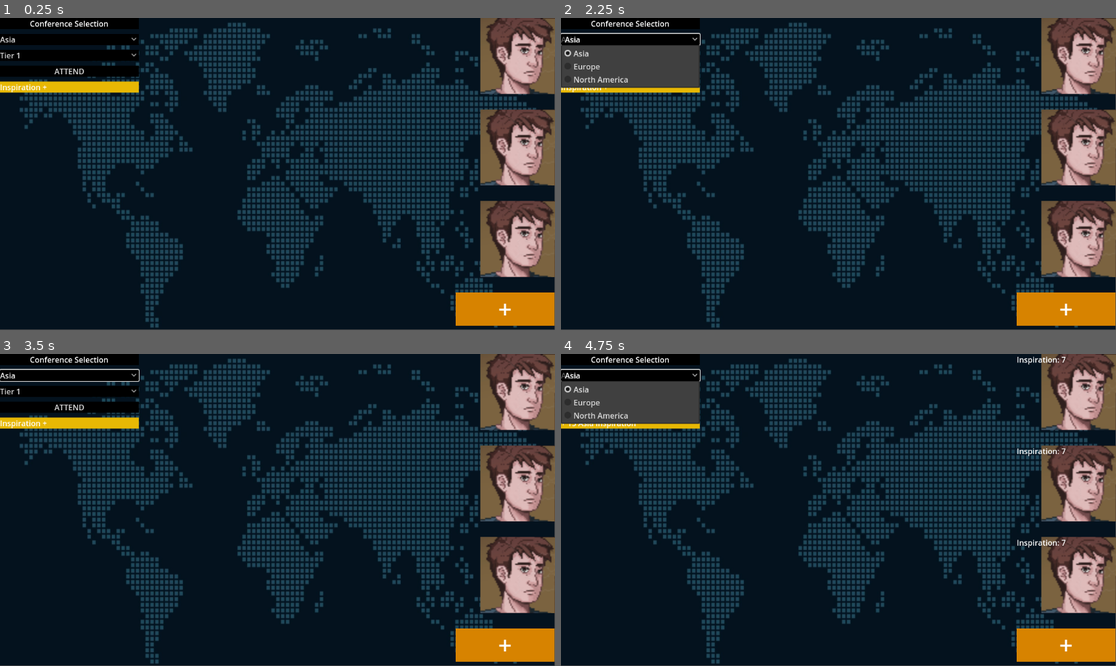
Above: before the commit, frames 1-4 (two rows, left to right).
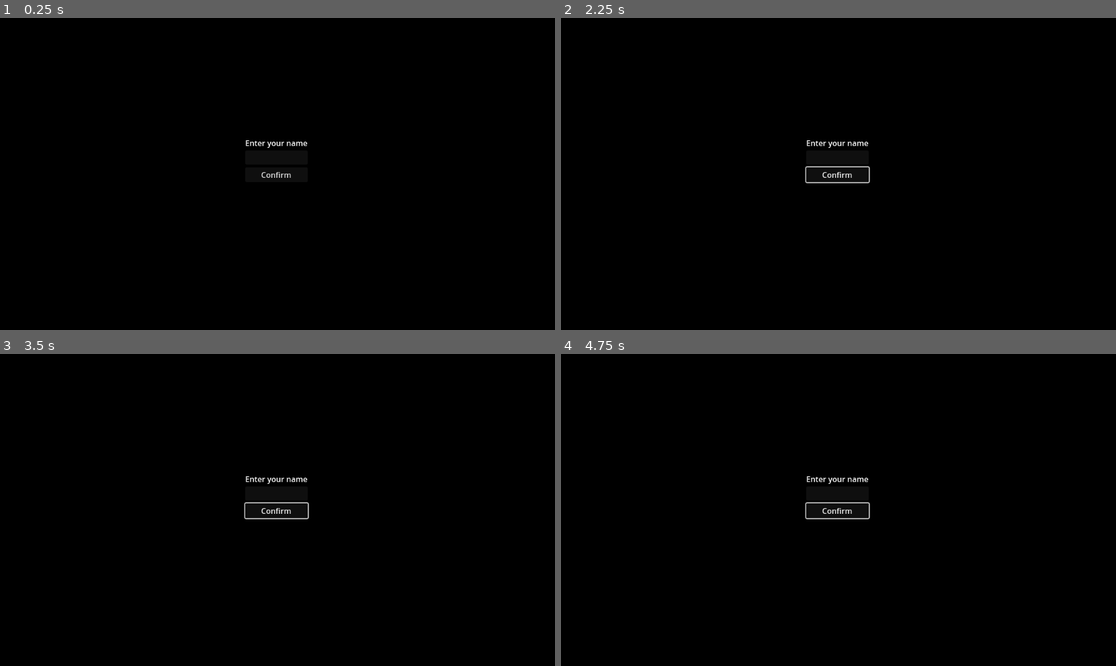
Above: after the commit, the same moments.

Repository: And1Jay/JourneyToTenure
Game: Godot game, scene res://Scenes/StartScreen.tscn
Two runs of this game, one before a commit and one after it. Both use one fixed random seed, a clock stepped at 60 frames per second and the inputs below. Before the commit the project starts from res://Scenes/main.tscn. The engine's default icon, where the game draws it, is replaced by a stand-in: a white triangle on a blue panel in a dark square.
Inputs (mouse positions are in pixels of both pictures, inside the frame that each line leads up to):
- Up to frame 1 (0.25 s): no input
- Up to frame 2 (2.25 s): click "+" (after the commit: "Confirm") at 0.5 s; click (838, 174) at 1.25 s, where only the run after the commit has a clickable "Confirm"; click (627, 39) at 2 s, where only the run before the commit has a clickable "Asia"
- Up to frame 3 (3.5 s): click (66, 391) at 2.75 s, where only the run before the commit has a clickable "Tier 1"
- Up to frame 4 (4.75 s): click (627, 407) at 3.5 s, where only the run before the commit has a clickable "ATTEND"; click (627, 375) at 4.25 s, where only the run before the commit has a clickable "Asia"

The runs differ from the first frame. In frame 1, 96% of the frame differs, in the area x 0-100%, y 0-100%; in frame 2, 98%; in frame 3, 96%; in frame 4, 98%.

Commit message:
Final build with lab + conference scenes

Diff:
--- /dev/null
+++ b/Scenes/Conference.tscn
@@ -0,0 +1,25 @@
+[gd_scene load_steps=6 format=3 uid="uid://ccdp53e88iao2"]
+
+[ext_resource type="Script" path="res://Scripts/Conference.gd" id="1_0hyk6"]
+[ext_resource type="PackedScene" uid="uid://cjkyju0yyq5d1" path="res://Scenes/Background.tscn" id="2_e7004"]
+[ext_resource type="PackedScene" uid="uid://dqn2ywff5logx" path="res://Scenes/ConferencePanel.tscn" id="3_ko7bf"]
+[ext_resource type="PackedScene" uid="uid://rc21i468bsxs" path="res://Scenes/Staff.tscn" id="4_03odu"]
+[ext_resource type="PackedScene" uid="uid://cj655gup2ec3r" path="res://Scenes/Professor.tscn" id="5_pkcgx"]
+
+[node name="Conference" type="Node2D"]
+script = ExtResource("1_0hyk6")
+
+[node name="Background" parent="." instance=ExtResource("2_e7004")]
+
+[node name="UI" type="Control" parent="."]
+layout_mode = 3
+anchors_preset = 0
+offset_right = 40.0
+offset_bottom = 40.0
+
+[node name="ConferencePanel" parent="UI" instance=ExtResource("3_ko7bf")]
+layout_mode = 0
+
+[node name="CharacterBody2D" parent="." instance=ExtResource("5_pkcgx")]
+
+[node name="Staff" parent="." instance=ExtResource("4_03odu")]
--- /dev/null
+++ b/Scenes/DeskSlot.tscn
@@ -0,0 +1,19 @@
+[gd_scene load_steps=2 format=3 uid="uid://rr106co5ta0o"]
+
+[ext_resource type="Texture2D" uid="uid://b1tkeitx42xwb" path="res://Assets/desk.png" id="1_538si"]
+
+[node name="DeskSlot" type="VBoxContainer"]
+custom_minimum_size = Vector2(200, 120)
+offset_right = 200.0
+offset_bottom = 147.0
+
+[node name="TextureRect" type="TextureRect" parent="."]
+custom_minimum_size = Vector2(200, 120)
+layout_mode = 2
+size_flags_horizontal = 4
+size_flags_vertical = 6
+texture = ExtResource("1_538si")
+expand_mode = 1
+
+[node name="Label" type="Label" parent="."]
+layout_mode = 2
--- a/Scenes/Lab.tscn
+++ b/Scenes/Lab.tscn
@@ -1,38 +1,47 @@
-[gd_scene load_steps=4 format=3 uid="uid://rc21i468bsxs"]
+[gd_scene load_steps=4 format=3 uid="uid://dwg53pm00c6lm"]
 
-[ext_resource type="PackedScene" uid="uid://ct15v4juk1a4h" path="res://Scenes/Student.tscn" id="1_2ajyv"]
-[ext_resource type="Script" path="res://Scripts/Lab.gd" id="1_c4oi5"]
-
-[sub_resource type="StyleBoxFlat" id="StyleBoxFlat_7fomx"]
-bg_color = Color(0.843635, 0.511808, 5.77569e-07, 1)
+[ext_resource type="Script" path="res://Scripts/Lab.gd" id="1_x2y1w"]
+[ext_resource type="PackedScene" uid="uid://rr106co5ta0o" path="res://Scenes/DeskSlot.tscn" id="2_10t47"]
+[ext_resource type="PackedScene" uid="uid://rc21i468bsxs" path="res://Scenes/Staff.tscn" id="3_iwj13"]
 
 [node name="Lab" type="Node2D"]
-script = ExtResource("1_c4oi5")
+script = ExtResource("1_x2y1w")
 
-[node name="Students" type="VBoxContainer" parent="."]
-anchors_preset = 1
-anchor_left = 1.0
-anchor_right = 1.0
-offset_left = 946.0
+[node name="Background" type="ColorRect" parent="."]
 offset_right = 1151.0
-offset_bottom = 639.0
-grow_horizontal = 0
-theme_override_constants/separation = 35
+offset_bottom = 647.0
+color = Color(0.0041855, 2.25793e-05, 0.173876, 1)
 
-[node name="Studen1t" parent="Students" instance=ExtResource("1_2ajyv")]
+[node name="DeskContainer" type="GridContainer" parent="."]
+offset_top = 80.0
+offset_right = 200.0
+offset_bottom = 432.0
+
+[node name="DeskSlot" parent="DeskContainer" instance=ExtResource("2_10t47")]
 layout_mode = 2
 
-[node name="Studen2t2" parent="Students" instance=ExtResource("1_2ajyv")]
+[node name="PlaceholderLabel" type="Label" parent="DeskContainer/DeskSlot"]
 layout_mode = 2
 
-[node name="Studen3t3" parent="Students" instance=ExtResource("1_2ajyv")]
+[node name="DeskSlot2" parent="DeskContainer" instance=ExtResource("2_10t47")]
 layout_mode = 2
 
-[node name="Button" type="Button" parent="Students"]
+[node name="PlaceholderLabel" type="Label" parent="DeskContainer/DeskSlot2"]
 layout_mode = 2
-size_flags_horizontal = 5
-size_flags_vertical = 3
-theme_override_colors/font_color = Color(1, 1, 1, 1)
-theme_override_font_sizes/font_size = 50
-theme_override_styles/normal = SubResource("StyleBoxFlat_7fomx")
-text = "+"
+text = "
+"
+
+[node name="CanvasLayer" type="CanvasLayer" parent="."]
+
+[node name="MoneyLabel" type="Label" parent="CanvasLayer"]
+offset_left = 393.0
+offset_right = 433.0
+offset_bottom = 23.0
+
+[node name="TimeLabel" type="Label" parent="CanvasLayer"]
+offset_left = 563.0
+offset_top = 1.0
+offset_right = 603.0
+offset_bottom = 24.0
+
+[node name="Staff" parent="." instance=ExtResource("3_iwj13")]
--- /dev/null
+++ b/Scenes/Staff.tscn
@@ -0,0 +1,38 @@
+[gd_scene load_steps=4 format=3 uid="uid://rc21i468bsxs"]
+
+[ext_resource type="PackedScene" uid="uid://ct15v4juk1a4h" path="res://Scenes/Student.tscn" id="1_2ajyv"]
+[ext_resource type="Script" path="res://Scripts/Staff.gd" id="1_c4oi5"]
+
+[sub_resource type="StyleBoxFlat" id="StyleBoxFlat_7fomx"]
+bg_color = Color(0.843635, 0.511808, 5.77569e-07, 1)
+
+[node name="Staff" type="Node2D"]
+script = ExtResource("1_c4oi5")
+
+[node name="Students" type="VBoxContainer" parent="."]
+anchors_preset = 1
+anchor_left = 1.0
+anchor_right = 1.0
+offset_left = 1028.0
+offset_right = 1151.0
+offset_bottom = 450.0
+grow_horizontal = 0
+theme_override_constants/separation = 35
+
+[node name="Studen1t" parent="Students" instance=ExtResource("1_2ajyv")]
+layout_mode = 2
+
+[node name="Studen2t2" parent="Students" instance=ExtResource("1_2ajyv")]
+layout_mode = 2
+
+[node name="Studen3t3" parent="Students" instance=ExtResource("1_2ajyv")]
+layout_mode = 2
+
+[node name="Button" type="Button" parent="Students"]
+layout_mode = 2
+size_flags_horizontal = 5
+size_flags_vertical = 3
+theme_override_colors/font_color = Color(1, 1, 1, 1)
+theme_override_font_sizes/font_size = 50
+theme_override_styles/normal = SubResource("StyleBoxFlat_7fomx")
+text = "+"
--- /dev/null
+++ b/Scenes/StartScreen.tscn
@@ -0,0 +1,56 @@
+[gd_scene load_steps=3 format=3 uid="uid://bmld3heqtdae5"]
+
+[ext_resource type="Script" path="res://Scripts/StartScreen.gd" id="1_uo8fp"]
+[ext_resource type="Texture2D" uid="uid://630ham8ue5mq" path="res://icon.svg" id="2_2502h"]
+
+[node name="StartScreen" type="Control"]
+layout_mode = 3
+anchors_preset = 0
+script = ExtResource("1_uo8fp")
+
+[node name="ColorRect" type="ColorRect" parent="."]
+layout_mode = 0
+offset_right = 1155.0
+offset_bottom = 652.0
+color = Color(0, 0, 0, 1)
+
+[node name="VBoxContainer" type="VBoxContainer" parent="."]
+layout_mode = 0
+offset_left = 509.0
+offset_top = 248.0
+offset_right = 639.0
+offset_bottom = 341.0
+
+[node name="PanelContainer" type="Label" parent="VBoxContainer"]
+layout_mode = 2
+text = "Enter your name"
+
+[node name="LineEdit" type="LineEdit" parent="VBoxContainer"]
+layout_mode = 2
+
+[node name="Button" type="Button" parent="VBoxContainer"]
+layout_mode = 2
+text = "Confirm"
+
+[node name="Envelope" type="TextureButton" parent="."]
+layout_mode = 0
+offset_left = 513.0
+offset_top = 236.0
+offset_right = 641.0
+offset_bottom = 364.0
+texture_normal = ExtResource("2_2502h")
+
+[node name="LetterPanel" type="Panel" parent="."]
+layout_mode = 0
+offset_left = 362.0
+offset_top = 172.0
+offset_right = 798.0
+offset_bottom = 451.0
+
+[node name="RichTextLabel" type="RichTextLabel" parent="LetterPanel"]
+layout_mode = 0
+offset_right = 439.0
+offset_bottom = 277.0
+
+[connection signal="pressed" from="VBoxContainer/Button" to="." method="_on_ConfirmButton_pressed"]
+[connection signal="pressed" from="Envelope" to="." method="_on_Envelope_pressed"]
--- a/Scenes/Student.tscn
+++ b/Scenes/Student.tscn
@@ -4,15 +4,16 @@
 [ext_resource type="Texture2D" uid="uid://6ylaanvnxg0k" path="res://Assets/Portraits/POTRAIT.png" id="2_lfj36"]
 
 [node name="Student" type="Control"]
-custom_minimum_size = Vector2(150, 155)
+custom_minimum_size = Vector2(123, 92)
 layout_mode = 3
 anchors_preset = 0
-offset_right = 205.0
-offset_bottom = 158.0
+offset_right = 123.0
+offset_bottom = 92.0
 script = ExtResource("1_jk36m")
 
 [node name="Sprite2D" type="Sprite2D" parent="."]
-position = Vector2(129, 79)
+position = Vector2(77, 46)
+scale = Vector2(0.577419, 0.563291)
 texture = ExtResource("2_lfj36")
 region_enabled = true
 region_rect = Rect2(10, 12, 155, 158)
--- a/Scenes/main.tscn
+++ b/Scenes/main.tscn
@@ -1,25 +1,23 @@
-[gd_scene load_steps=6 format=3 uid="uid://ccdp53e88iao2"]
+[gd_scene load_steps=2 format=3 uid="uid://b3xjhc44pswwm"]
 
-[ext_resource type="Script" path="res://Scripts/main.gd" id="1_ko3gm"]
-[ext_resource type="PackedScene" uid="uid://rc21i468bsxs" path="res://Scenes/Lab.tscn" id="2_p4x6s"]
-[ext_resource type="PackedScene" uid="uid://dqn2ywff5logx" path="res://Scenes/ConferencePanel.tscn" id="2_sqihv"]
-[ext_resource type="PackedScene" uid="uid://cjkyju0yyq5d1" path="res://Scenes/Background.tscn" id="2_tdhqj"]
-[ext_resource type="PackedScene" uid="uid://cj655gup2ec3r" path="res://Scenes/Professor.tscn" id="3_iim2f"]
+[ext_resource type="Script" path="res://Scripts/Main.gd" id="1_ccj30"]
 
 [node name="Main" type="Node2D"]
-script = ExtResource("1_ko3gm")
+script = ExtResource("1_ccj30")
 
-[node name="Background" parent="." instance=ExtResource("2_tdhqj")]
+[node name="LabContainer" type="Node2D" parent="."]
 
-[node name="UI" type="Control" parent="."]
+[node name="ConferenceContainer" type="Node2D" parent="."]
+
+[node name="Control" type="Control" parent="."]
 layout_mode = 3
 anchors_preset = 0
 offset_right = 40.0
 offset_bottom = 40.0
 
-[node name="ConferencePanel" parent="UI" instance=ExtResource("2_sqihv")]
+[node name="SwitchButton" type="Button" parent="Control"]
 layout_mode = 0
-
-[node name="Lab" parent="." instance=ExtResource("2_p4x6s")]
-
-[node name="CharacterBody2D" parent="." instance=ExtResource("3_iim2f")]
+offset_left = 476.0
+offset_top = 580.0
+offset_right = 635.0
+offset_bottom = 648.0
--- /dev/null
+++ b/Scripts/Conference.gd
@@ -0,0 +1,26 @@
+extends Node2D
+
+var hud
+
+func _ready():
+	var background = load("res://Scenes/Background.tscn").instantiate()
+	add_child(background)
+
+	# For testing only Conference
+	# var lab = load("res://Scenes/Lab.tscn").instantiate()
+	# add_child(lab)
+
+	var professor = load("res://Scenes/Professor.tscn").instantiate()
+	add_child(professor)
+
+	var conference_panel = load("res://Scenes/ConferencePanel.tscn").instantiate()
+	$UI.add_child(conference_panel)
+
+	hud = load("res://Scenes/HUD.tscn").instantiate()
+	$UI.add_child(hud)
+
+	var staff = load("res://Scenes/Staff.tscn").instantiate()
+	add_child(staff)
+
+	professor.hud = hud
+	professor.update_hud()
--- a/Scripts/Lab.gd
+++ b/Scripts/Lab.gd
@@ -1,11 +1,47 @@
 extends Node2D
 
-var students = []
+@onready var desk_container = $DeskContainer
+@onready var money_label = $CanvasLayer/MoneyLabel
+@onready var time_label = $CanvasLayer/TimeLabel
+
+var money = 1000
+var day = 1
+var desks = []
 
 func _ready():
-	for student in $Students.get_children():
-		students.append(student)
-		GameManager.register_student(student)
+	# Start time update
+	update_hud()
+	_start_timer()
 
-func get_selected_students():
-	return students
+	# Initialize desk slots
+	for desk_slot in desk_container.get_children():
+		desks.append(false)  # False means no computer yet
+		var label = desk_slot.get_node("PlaceholderLabel")
+		label.text = "Buy PC"
+		label.mouse_filter = Control.MOUSE_FILTER_PASS
+		label.connect("gui_input", _on_desk_clicked.bind(desk_slot))
+
+func _on_desk_clicked(event: InputEvent, desk_slot):
+	if event is InputEventMouseButton and event.pressed and event.button_index == MOUSE_BUTTON_LEFT:
+		var idx = desk_container.get_children().find(desk_slot)
+		if desks[idx] == false and money >= 500:
+			money -= 500
+			desks[idx] = true
+			desk_slot.get_node("PlaceholderLabel").text = "🖥️ PC Ready"
+			update_hud()
+
+func update_hud():
+	money_label.text = "Money: $" + str(money)
+	time_label.text = "Day: " + str(day)
+
+func _start_timer():
+	var timer = Timer.new()
+	timer.wait_time = 1.0
+	timer.autostart = true
+	timer.one_shot = false
+	add_child(timer)
+	timer.timeout.connect(_on_timer_tick)
+
+func _on_timer_tick():
+	day += 1
+	update_hud()
--- /dev/null
+++ b/Scripts/Staff.gd
@@ -0,0 +1,11 @@
+extends Node2D
+
+var students = []
+
+func _ready():
+	for student in $Students.get_children():
+		students.append(student)
+		GameManager.register_student(student)
+
+func get_selected_students():
+	return students
--- /dev/null
+++ b/Scripts/StartScreen.gd
@@ -0,0 +1,28 @@
+extends Control
+
+@onready var name_input = $VBoxContainer/LineEdit
+@onready var envelope = $Envelope
+@onready var letter_panel = $LetterPanel
+@onready var letter_text = $LetterPanel/RichTextLabel
+@onready var input_ui = $VBoxContainer
+
+var confirmed_name = ""
+
+func _ready():
+	envelope.hide()
+	letter_panel.hide()
+
+func _on_ConfirmButton_pressed():
+	confirmed_name = name_input.text.strip_edges()
+	if confirmed_name != "":
+		input_ui.hide()
+		envelope.show()
+
+func _on_Envelope_pressed():
+	envelope.hide()
+	letter_panel.show()
+	letter_text.text = "Dear %s,\n\nWe are pleased to offer you a research lab and funding to pursue your academic goals at our university.\n\nWelcome aboard!\n" % confirmed_name
+
+	await get_tree().create_timer(3.0).timeout
+	var main_scene = load("res://Scenes/Main.tscn")
+	get_tree().change_scene_to_packed(main_scene)
--- a/Scripts/main.gd
+++ b/Scripts/main.gd
@@ -1,32 +1,32 @@
 extends Node2D
 
-var hud  # Declare HUD as a global variable
+@onready var lab_container = $LabContainer
+@onready var conference_container = $ConferenceContainer
+@onready var switch_button = $Control/SwitchButton
+
+var lab_scene = preload("res://Scenes/Lab.tscn")
+var conference_scene = preload("res://Scenes/Conference.tscn")
+
+var current_scene = null
 
 func _ready():
-	# Load Background FIRST so other elements appear on top
-	var background = load("res://Scenes/Background.tscn").instantiate()
-	add_child(background)
+	switch_button.pressed.connect(_on_switch_pressed)
+	_show_conference()
 
-	# Load Lab
-	var lab = load("res://Scenes/Lab.tscn").instantiate()
-	add_child(lab)
+func _on_switch_pressed():
+	if current_scene.name == "Conference":
+		_show_lab()
+	else:
+		_show_conference()
 
-	# Load Professor
-	var professor = load("res://Scenes/Professor.tscn").instantiate()
-	add_child(professor)
+func _show_conference():
+	lab_container.get_children().map(func(c): c.queue_free())
+	current_scene = conference_scene.instantiate()
+	conference_container.add_child(current_scene)
+	switch_button.text = "Go to Lab"
 
-	# DEBUG: Print to check if loaded
-	print("Lab loaded:", lab)
-	print("Professor loaded:", professor)
-
-	# Load Conference Panel
-	var conference_panel = load("res://Scenes/ConferencePanel.tscn").instantiate()
-	$UI.add_child(conference_panel)
-
-	# Load HUD
-	hud = load("res://Scenes/HUD.tscn").instantiate()
-	$UI.add_child(hud)
-
-	# Connect HUD to Professor
-	professor.hud = hud
-	professor.update_hud()
+func _show_lab():
+	conference_container.get_children().map(func(c): c.queue_free())
+	current_scene = lab_scene.instantiate()
+	lab_container.add_child(current_scene)
+	switch_button.text = "Go to Conference"
--- a/project.godot
+++ b/project.godot
@@ -11,7 +11,7 @@
 [application]
 
 config/name="JourneyToTenure"
-run/main_scene="res://Scenes/main.tscn"
+run/main_scene="res://Scenes/StartScreen.tscn"
 config/features=PackedStringArray("4.3", "GL Compatibility")
 config/icon="res://icon.svg"
 
Binary file added: Assets/desk.png
Not shown, added: Assets/desk.png.import
